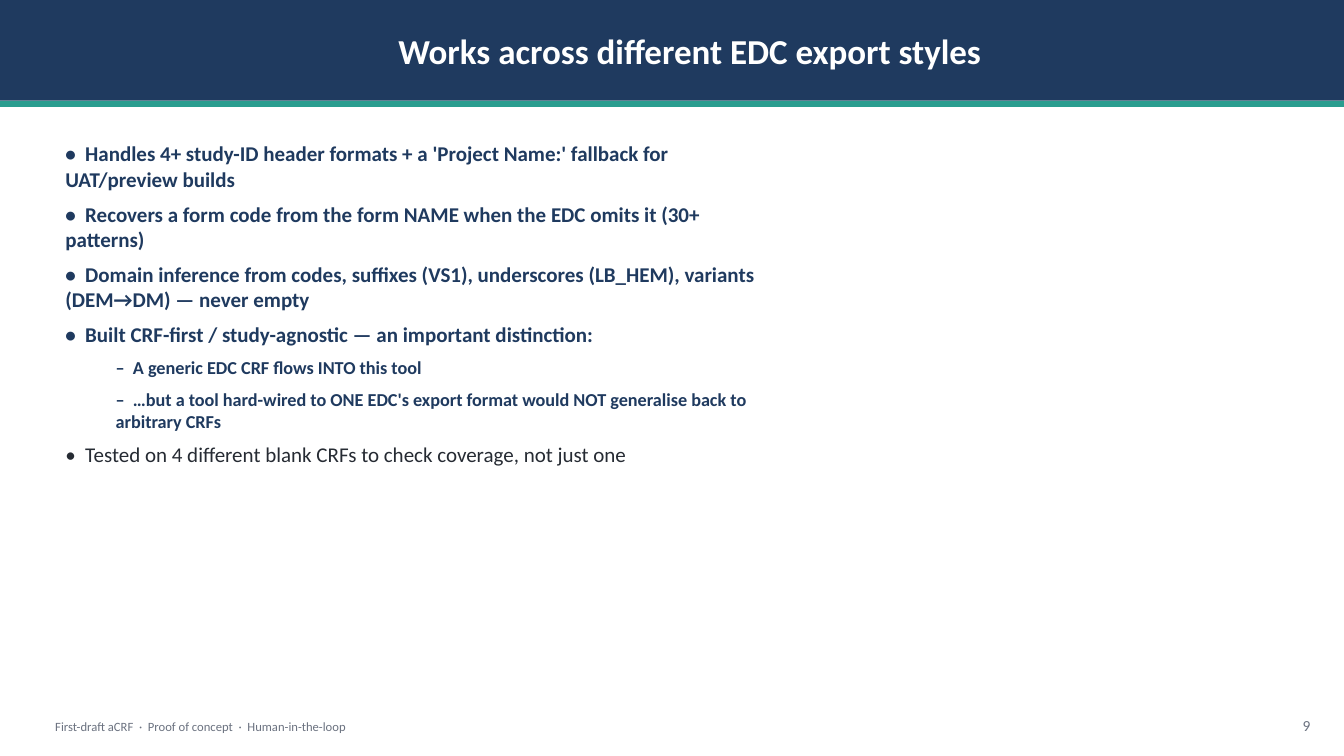
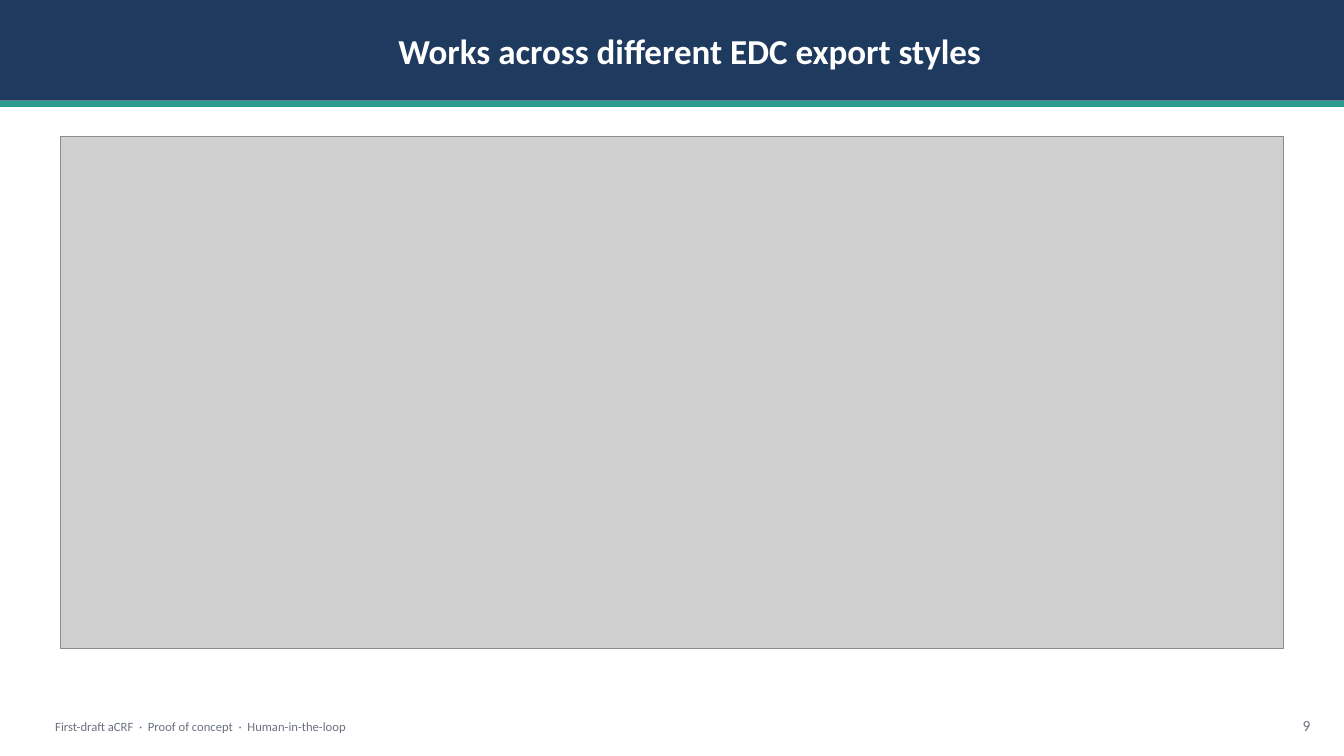
Before and after one commit to clonefutura10/design-repo, a slide deck: slide 9 of DEMO_new.pptx. Drawn at 1344x756 pixels with LibreOffice and Linux fonts; fonts in the diff are those of the drawing; grey boxes stand for pictures. Boxes give left, top, right and bottom in pixels: in the first picture for what was removed or moved away, otherwise in the second. Text is boxed around its words. In the diff, an @@ line names an element or a change of style, - is before the commit and + after.

```diff
--- a/DEMO_new.pptx
+++ b/DEMO_new.pptx
@@ picture added at (60, 136, 1284, 649) @@
@@ text removed at (65, 146, 755, 466) @@
-• Handles 4+ study-ID header formats + a 'Project Name:' fallback for UAT/preview builds
-• Recovers a form code from the form NAME when the EDC omits it (30+ patterns)
-• Domain inference from codes, suffixes (VS1), underscores (LB_HEM), variants (DEM→DM) — never empty
-• Built CRF-first / study-agnostic — an important distinction:
-  – A generic EDC CRF flows INTO this tool
-  – …but a tool hard-wired to ONE EDC's export format would NOT generalise back to arbitrary CRFs
-• Tested on 4 different blank CRFs to check coverage, not just one
```
Also in this commit, not shown: 9 other slides changed.
